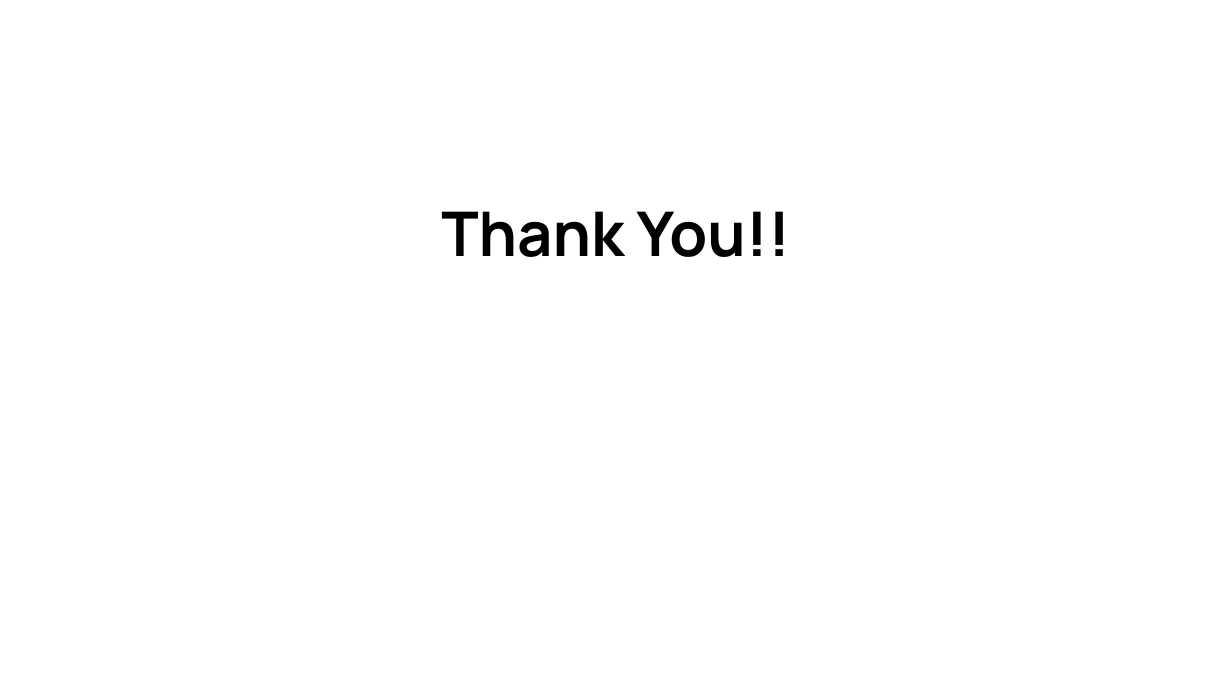
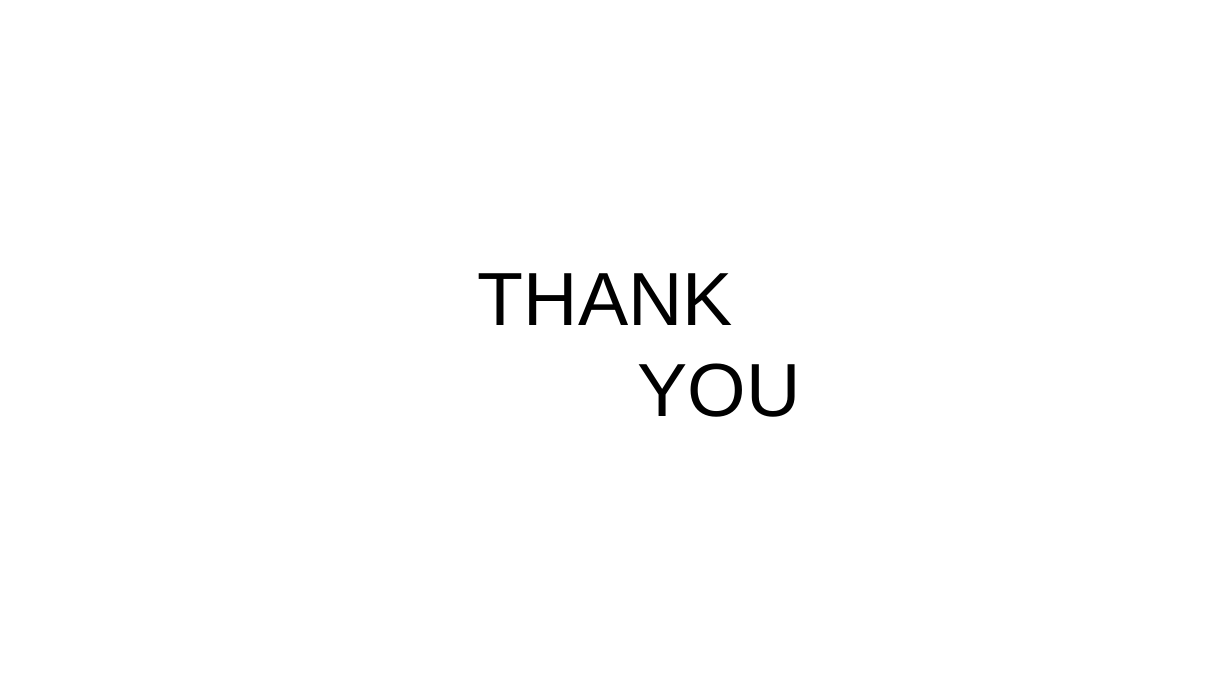
Before and after one commit to DATA-606-2023-FALL-MONDAY/Sundaresan_Shraddha, a slide deck: slide 15 of docs/Presentation/Capstone.pptx (slide 14 before the commit). Drawn at 1232x693 pixels with LibreOffice and Linux fonts; fonts in the diff are those of the drawing; background and template pictures are left out. Boxes give left, top, right and bottom in pixels: in the first picture for what was removed or moved away, otherwise in the second. Text is boxed around its words. In the diff, an @@ line names an element or a change of style, - is before the commit and + after.

```diff
--- a/docs/Presentation/Capstone.pptx
+++ b/docs/Presentation/Capstone.pptx
@@ title at (x1=478, y1=273, x2=801, y2=417): text changed; size 36 to 44 pt; font Manrope to Arial; bold off @@
-Thank You!!
+THANK
+YOU
```
Also in this commit, not shown: 14 slides added, 13 slides removed.
